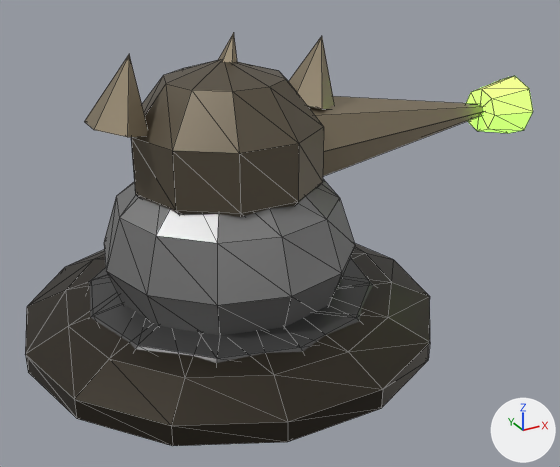
What one commit did to the glTF model assets/models/bl_maw.glb.
Before and after are seen from a camera (50 mm lens) standing at (-29.4, -63.9, 42.4) and looking at (5.3, -0.9, 10.9). The axes (+X, +Y, +Z) are drawn at lower right. The lights are the same throughout. The first picture is the older version. Mesh edges are drawn as thin lines. Vertices at exactly the same position are counted once.

Script lines for the objects in view, before the commit:
```python
me_bodymesh = bpy.data.meshes.new('bodyMesh')
me_bodymesh.from_pydata(...)  # 261 vertices, 408 faces; spans x -20.6..20.6, y -20.1..20.1, z -1.3..20.5
# faces by material slot: [168, 120, 120]
me_bodymesh.materials.append(mat_chitindark)  # brown #3a342b
me_bodymesh.materials.append(mat_teamdark)  # dark grey #5a5a5a
me_bodymesh.materials.append(mat_team)  # grey #8f8f8f
me_turretmesh = bpy.data.meshes.new('turretMesh')
me_turretmesh.from_pydata(...)  # 110 vertices, 164 faces; spans x -12.7..36.0, y -8.7..8.7, z -8.6..10.9
# faces by material slot: [80, 52, 32]
me_turretmesh.materials.append(mat_chitin)  # brown #6d6455
me_turretmesh.materials.append(mat_chitinlight)  # brown #9c8f78
me_turretmesh.materials.append(mat_bile)  # green #b6ff6a, glowing green #b6ff6a
ob_body = bpy.data.objects.new('body', me_bodymesh)
ob_body.location = (0.0, 0.0, 0.0)
ob_turret = bpy.data.objects.new('turret', me_turretmesh)
ob_turret.location = (0.0, 0.0, 20.16)
```
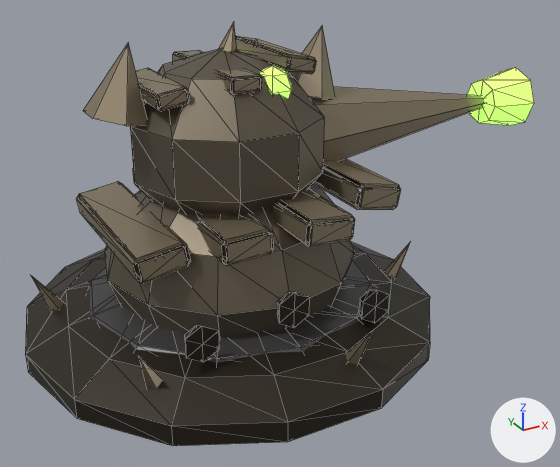
Diff of the bpy script that builds the scene:
```diff
--- a/assets/models/bl_maw.glb.py
+++ b/assets/models/bl_maw.glb.py
@@ me_bodymesh @@
 # used by ob_body; location = (0.0, 0.0, 0.0)
-me_bodymesh.from_pydata(...)  # 261 vertices, 408 faces; spans x -20.6..20.6, y -20.1..20.1, z -1.3..20.5
+me_bodymesh.from_pydata(...)  # 467 vertices, 760 faces; spans x -20.6..20.6, y -20.1..20.1, z -1.3..19.2
+# me_bodymesh part 1: a new loose piece, a 6-sided cut cone along y (radius 1.7 at the low end, 1.2 at the high end) spanning x -10.1..-7.1, y -13.1..-11.9, z 6.9..10.4, in mat_chitindark (brown #3a342b)
+# me_bodymesh part 2: a new loose piece, a 6-sided cut cone along y (radius 1.7 at the low end, 1.2 at the high end) spanning x 7.1..10.1, y -13.1..-11.9, z 5.8..9.2, in mat_chitindark (brown #3a342b)
+# me_bodymesh part 3: the loose piece of 78 vertices spanning x -12.5..12.5, y -12.5..12.5, z 0.6..20.5 is scaled about its middle by (1, 1, 0.937), then moved by (0.0, 0.0, -1.0), in mat_chitin (brown #6d6455)
+# me_bodymesh part 4: 164 vertices added at x -18.3..12.5, y -18.6..18.6, z 1.7..19.2
+# me_bodymesh part 5: 7 vertices added at x 13.5..18.3, y -6.0..-3.4, z 1.7..9.1
+# other edits to the shape of me_bodymesh do not show in these pictures
 me_bodymesh.materials.append(mat_chitindark)
@@ me_bodymesh @@
 me_bodymesh.materials.append(mat_team)
+me_bodymesh.materials.append(mat_chitin)  # brown #6d6455
+me_bodymesh.materials.append(mat_chitinlight)  # brown #9c8f78
@@ me_turretmesh @@
 # used by ob_turret; location = (0.0, 0.0, 20.16)
-me_turretmesh.from_pydata(...)  # 110 vertices, 164 faces; spans x -12.7..36.0, y -8.7..8.7, z -8.6..10.9
+me_turretmesh.from_pydata(...)  # 242 vertices, 400 faces; spans x -12.7..36.0, y -8.7..8.7, z -8.6..10.9
+# me_turretmesh part 6: a new loose piece, a UV sphere (6 segments, 4 rings, poles along z) spanning x 0.5..4.3, y -6.5..-3.1, z 3.8..7.7, in mat_bile (green #b6ff6a, glowing green #b6ff6a)
+# me_turretmesh part 7: a new loose piece of 24 vertices spanning x 3.3..6.3, y -5.8..5.8, z 6.7..8.6, in mat_chitinlight (brown #9c8f78)
+# me_turretmesh part 8: a new loose piece of 24 vertices spanning x -2.4..0.5, y -6.6..6.6, z 6.0..7.5, in mat_chitinlight (brown #9c8f78)
+# me_turretmesh part 9: a new loose piece of 24 vertices spanning x -8.2..-5.2, y -4.6..4.6, z 4.9..6.7, in mat_chitinlight (brown #9c8f78)
+# other edits to the shape of me_turretmesh do not show in these pictures
 me_turretmesh.materials.append(mat_chitin)
@@ me_turretmesh @@
 me_turretmesh.materials.append(mat_bile)
+me_turretmesh.materials.append(mat_chitindark)  # brown #3a342b
@@ ob_turret @@
 ob_turret = bpy.data.objects.new('turret', me_turretmesh)
-ob_turret.location = (0.0, 0.0, 20.16)
+ob_turret.location = (0.0, 0.0, 21.12)
```

Pixel boxes (x1, y1, x2, y2) of what changed, in the pictures (560 x 467 px; the box of a moved part takes in the faces that stretch with it):
'body', reshaped (7% taller): before (25, 179, 430, 446); after (25, 159, 430, 446)
'turret', reshaped, moved (6% taller): before (84, 33, 533, 217); after (83, 21, 534, 217)
part 1 of me_bodymesh, added: after (185, 325, 220, 362)
part 2 of me_bodymesh, added: after (359, 290, 390, 322)
part 3 of me_bodymesh, moved or reshaped: before (104, 179, 355, 335); after (105, 184, 355, 337)
part 4 of me_bodymesh, added: after (31, 159, 401, 389)
part 5 of me_bodymesh, added: after (384, 243, 410, 278)
part 6 of me_turretmesh, added (green): after (260, 66, 292, 99)
part 7 of me_turretmesh, added: after (235, 36, 316, 74)
part 8 of me_turretmesh, added (brown): after (173, 50, 262, 94)
part 9 of me_turretmesh, added (brown): after (136, 68, 190, 111)
